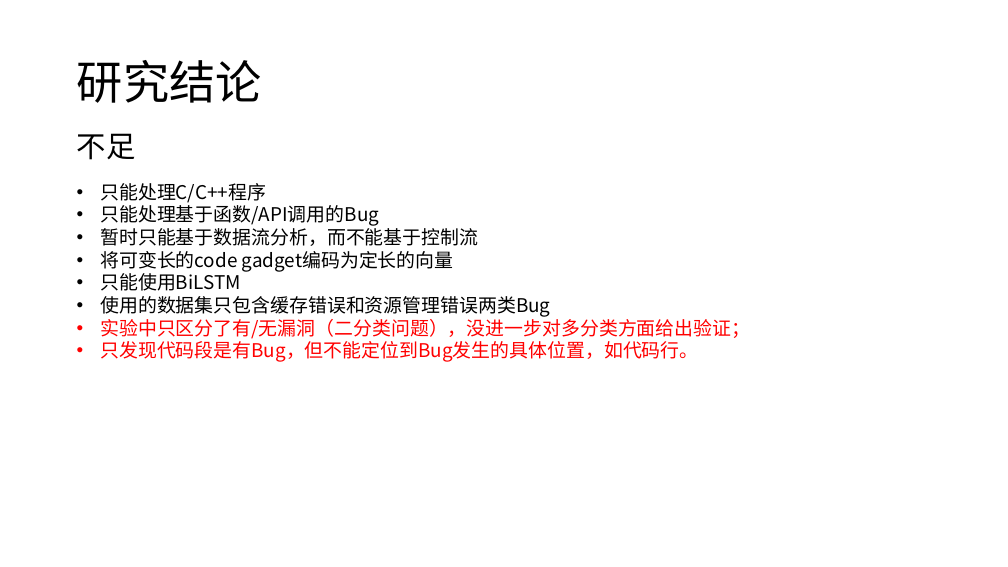
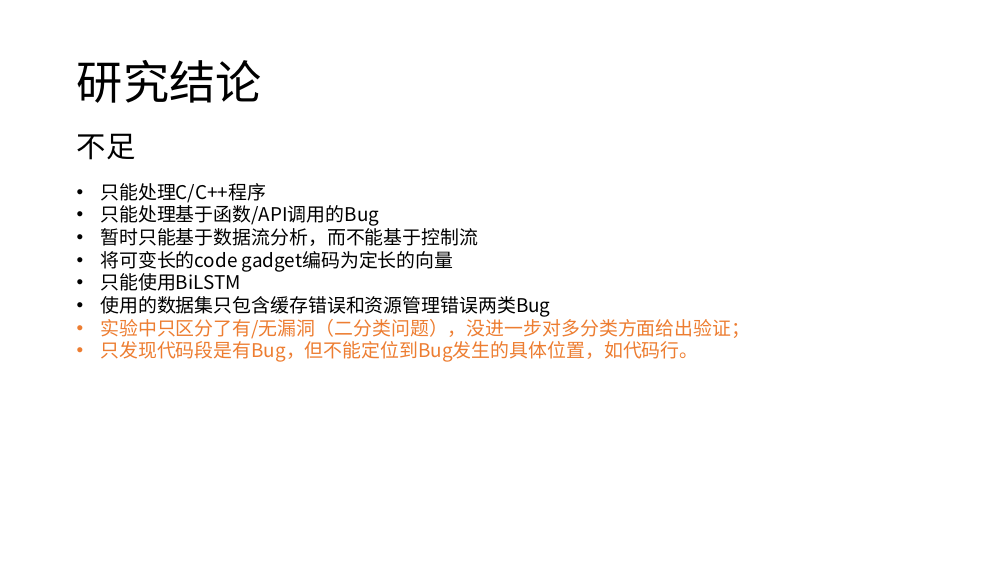
Before and after one commit to kevinva/paperReport, a slide deck: slide 10 of presentation/hezhi_vuldeepecker_sysevr.pptx. Drawn at 1008x567 pixels with LibreOffice and Linux fonts; fonts in the diff are those of the drawing. Boxes give left, top, right and bottom in pixels: in the first picture for what was removed or moved away, otherwise in the second. Text is boxed around its words. In the diff, an @@ line names an element or a change of style, - is before the commit and + after.

```diff
--- a/presentation/hezhi_vuldeepecker_sysevr.pptx
+++ b/presentation/hezhi_vuldeepecker_sysevr.pptx
@@ text at (100,315,750,362): text colour #FF0000 to #ED7D31 in "实验中只区分了有/无漏洞（二分类问题），没进一步对多分类方面给出验证；", "只发现代码段是有Bug，但不能定位到Bug发生的具体位置，如代码行。" @@
```
Also in this commit, not shown: 2 other slides changed, 9 slides added.
